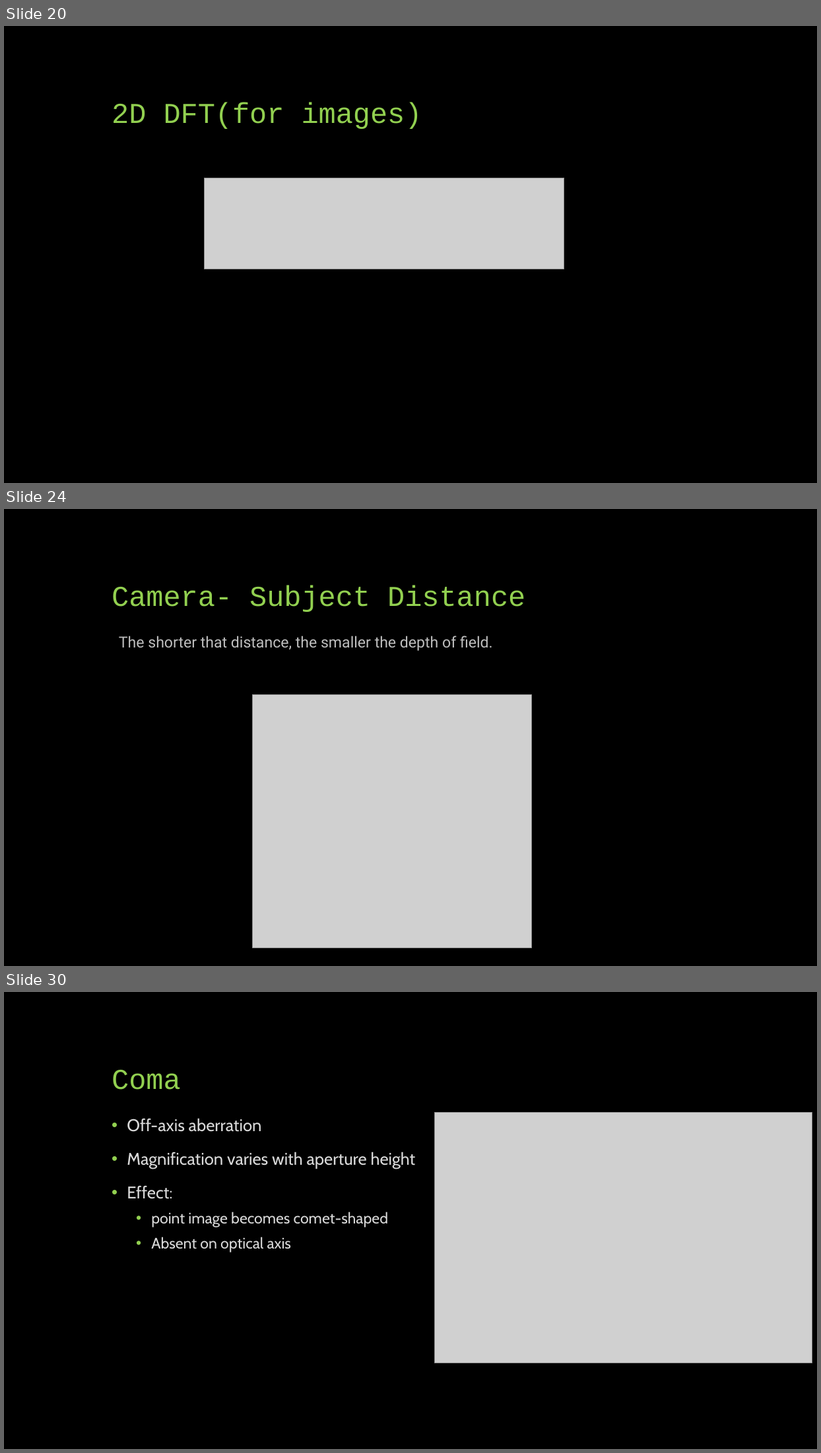
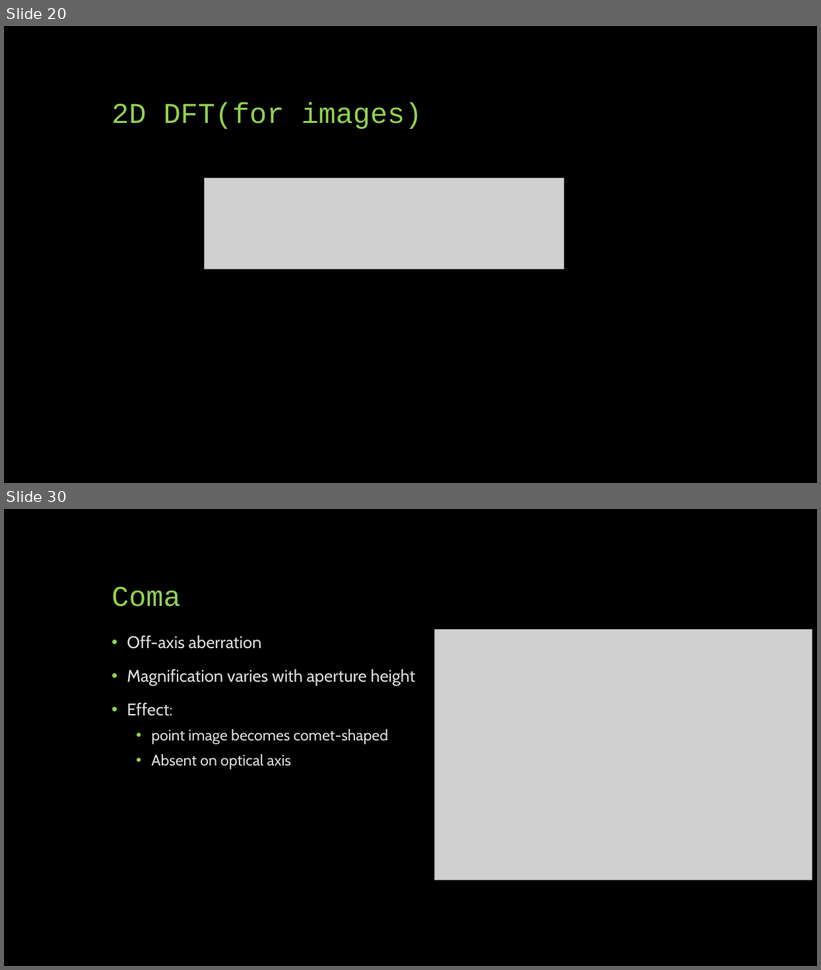
Before and after one commit to SreejithRajan-Lab/Computer-Vision, a slide deck: Presentations/Computer Vision – Module 2.pptx. Shown one above the other, each under a label of ours: slides 20, 24 and 30 before the commit, slides 20 and 30 after it; the slides between them are not shown. The pictures are 821x1453 and 821x970 pixels, drawn with LibreOffice and Linux fonts; fonts in the diff are those of the drawing; grey boxes stand for pictures. Boxes give left, top, right and bottom in pixels: in the first picture for what was removed or moved away, otherwise in the second. Text is boxed around its words. In the diff, an @@ line names an element or a change of style, - is before the commit and + after.

```diff
--- a/Presentations/Computer Vision – Module 2.pptx
+++ b/Presentations/Computer Vision – Module 2.pptx
@@ slide 24 removed at (4,509,817,966), background #000000 @@
@@ title removed at (112,585,525,612) @@
-Camera- Subject Distance
@@ text removed at (119,636,493,651) @@
-The shorter that distance, the smaller the depth of field.
@@ picture removed at (252,694,531,948) @@
```
Also in this commit, not shown: 9 slides added, 8 other slides removed, 1 other file.
